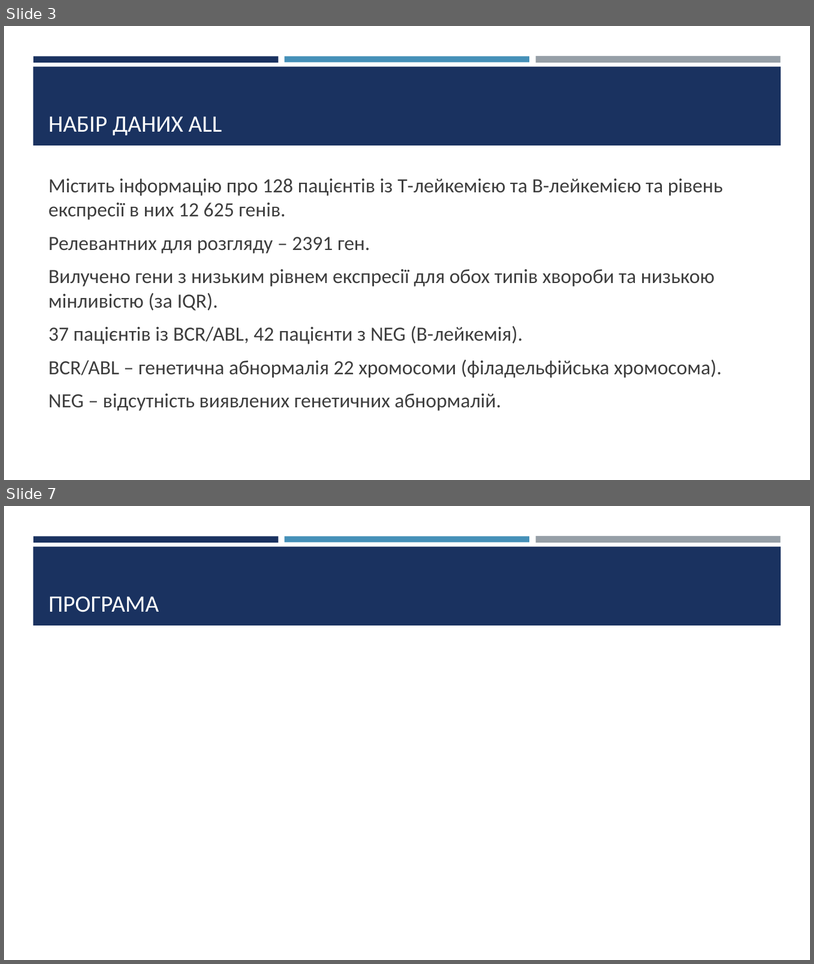
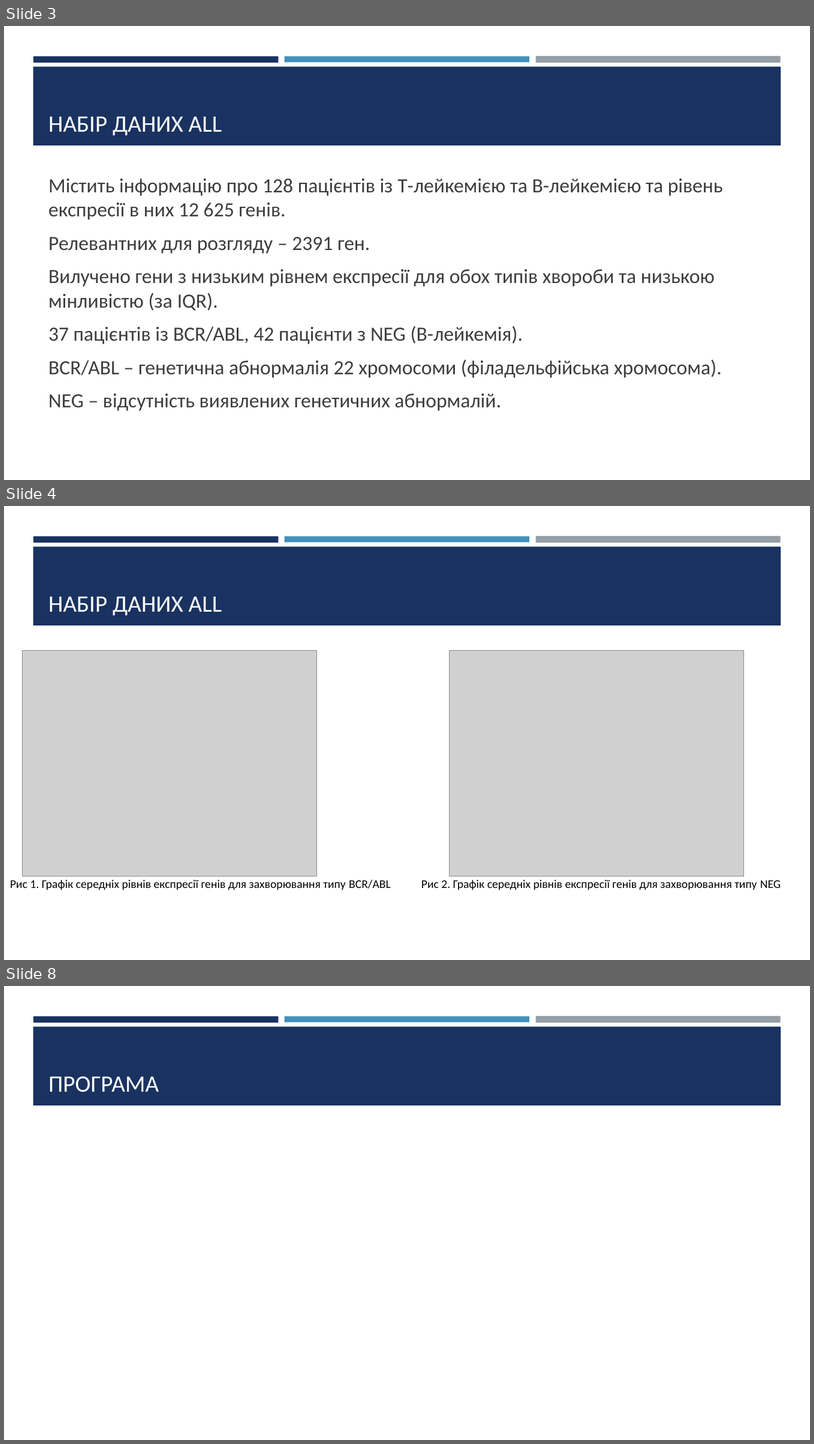
Before and after one commit to Romchyk-S/Course_work_112, a slide deck: Презентація.pptx. Shown one above the other, each under a label of ours: slides 3 and 7 before the commit, slides 3, 4 and 8 after it; the slides between them are not shown. The pictures are 814x964 and 814x1444 pixels, drawn with LibreOffice and Linux fonts; fonts in the diff are those of the drawing; grey boxes stand for pictures. Boxes give left, top, right and bottom in pixels: in the first picture for what was removed or moved away, otherwise in the second. Text is boxed around its words. In the diff, an @@ line names an element or a change of style, - is before the commit and + after.

Commit message:
Update Презентація.pptx
Added graphs for average expression levels to the presentation.

```diff
--- a/Презентація.pptx
+++ b/Презентація.pptx
@@ slide 4 added at (x1=4, y1=506, x2=810, y2=960), background #FFFFFF; not listed: 4 template elements that a slide beside it also shows @@
@@ title added at (x1=48, y1=597, x2=222, y2=615), 28 pt, text #FFFFFF @@
+НАБІР ДАНИХ ALL
@@ picture added at (x1=23, y1=650, x2=317, y2=876) @@
@@ picture added at (x1=450, y1=650, x2=744, y2=876) @@
@@ text added at (x1=10, y1=879, x2=391, y2=890), 14 pt, text #000000 @@
+Рис 1. Графік середніх рівнів експресії генів для захворювання типу BCR/ABL
@@ text added at (x1=422, y1=879, x2=781, y2=890), 14 pt, text #000000 @@
+Рис 2. Графік середніх рівнів експресії генів для захворювання типу NEG
@@ what was slide 7 is now slide 8 @@
```
